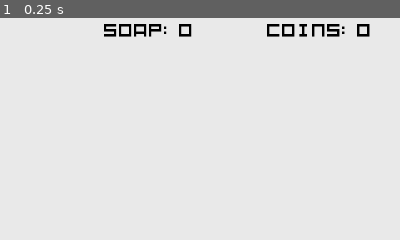
Above: before the commit, frame 1.
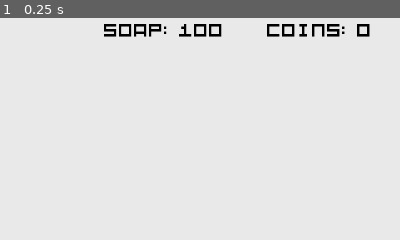
Above: after the commit, the same moment.

Repository: dennis-jung/ggj2025
Game: Godot game, scene res://scenes/tileset_test/game.tscn
The game is run twice, just before and just after one commit, with the same random seed, the same clock (stepped at 60 frames per second) and the same inputs.
Inputs:
- Up to frame 1 (0.25 s): no input
The pictures show only the part of the screen within x 50-100%, y 0-50%; the shares and areas given below are measured in that part.

The runs differ from the first frame. In frame 1, 0.4% of the frame differs, in the area x 44-56%, y 2-9%.

Commit message:
added soap functionalitiy

Diff:
--- a/scenes/soap/soap.gd
+++ b/scenes/soap/soap.gd
@@ -3,10 +3,12 @@
 @export var soap_fuel: float = 15.0
 
 func _on_body_entered(body):
-	print("Hi")
 	if body.is_in_group("Player"):
-		print("Player picked me up!")
-		# add fuel in main
-		Main.on_fuel_modified(soap_fuel)
-		# destroy myself
-		queue_free()
+		if can_pick_up_fuel():
+			# add fuel in main
+			Main.on_fuel_modified(soap_fuel)
+			# destroy myself
+			queue_free()
+
+func can_pick_up_fuel() -> bool:
+	return not Main.is_fuel_full()
--- a/scenes/soap/soap.tscn
+++ b/scenes/soap/soap.tscn
@@ -11,11 +11,13 @@
 collision_mask = 2
 script = ExtResource("1_l3l74")
 
-[node name="Sprite2D" type="Sprite2D" parent="."]
-texture = ExtResource("2_v4v7v")
-
 [node name="CollisionShape2D" type="CollisionShape2D" parent="."]
 position = Vector2(-0.296322, -0.0972671)
 rotation = -2.82442
 scale = Vector2(1, 1)
 shape = SubResource("RectangleShape2D_085sf")
+
+[node name="Sprite2D" type="Sprite2D" parent="."]
+texture = ExtResource("2_v4v7v")
+
+[connection signal="body_entered" from="." to="." method="_on_body_entered"]
--- a/scenes/tileset_test/ui.gd
+++ b/scenes/tileset_test/ui.gd
@@ -6,6 +6,8 @@
 func _ready() -> void:
 	Main.coin_count_changed.connect(on_coin_count_changed)
 	Main.fuel_amount_changed.connect(on_fuel_amount_changed)
+	on_coin_count_changed()
+	on_fuel_amount_changed()
 
 func _unhandled_input(event: InputEvent) -> void:
 	if event.is_action_pressed("ui_cancel"):
--- a/scripts/main.gd
+++ b/scripts/main.gd
@@ -8,6 +8,11 @@
 
 @onready var coins: int = 0
 @onready var current_fuel: float = starting_fuel
+
+
+func is_fuel_full() -> bool:
+	return current_fuel >= max_fuel
+
 
 func on_fuel_modified(difference: float) -> void:
 	current_fuel += difference
